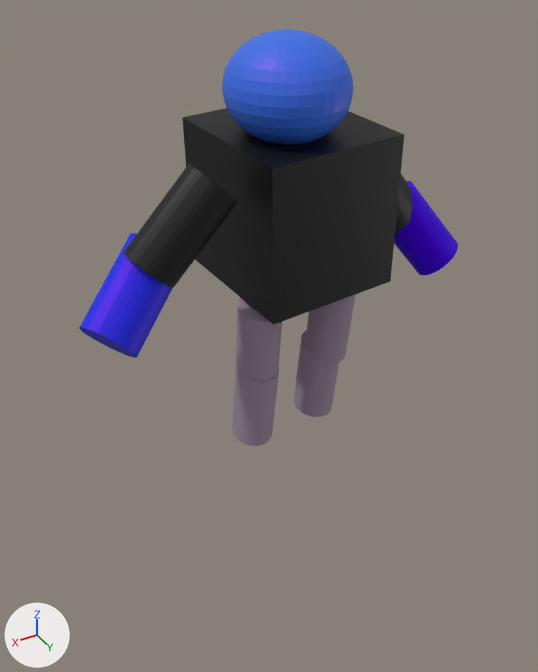
The Blender file Donnell blender.blend, before and after one commit.
Both versions are drawn from a 50 mm lens placed at (4.5, 7.26, 8.7), pointed at (0.0, -0.47, 2.79). Arrows for +X, +Y and +Z are at lower left; the lights stay in place. The picture after the commit comes second.
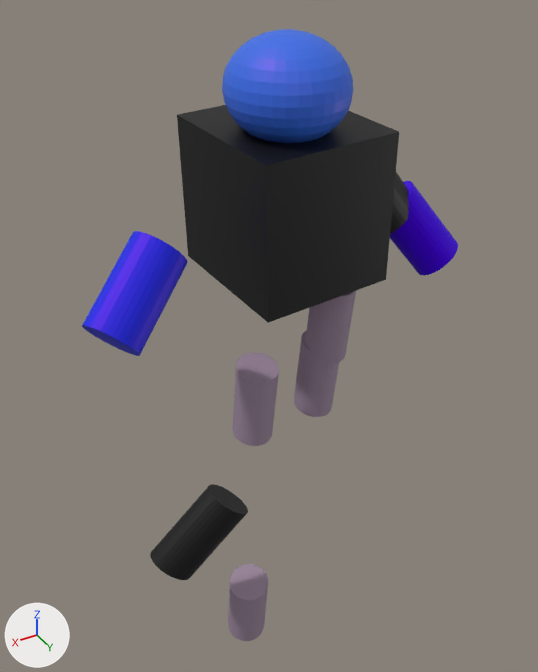
Where the newer file only moved an object's origin or applied its transform, the numbers keep the older frame.

Edits to the bpy script that builds the scene:
```text
Change me_cube_001:
    used by ob_cube; parent = ob_cylinder; location = (-0.107, -0.196, 5.092); rotation_euler = (-0.00888, 6.3, -0.0064), in degrees (-0.5, 1, -0.4); scale = (0.906, 1.0, 0.971)
    remove me_cube_001.from_pydata(...)  # 8 vertices, 6 faces; spans x -1.0..1.0, y -1.0..1.0, z -1.0..1.0
    add me_cube_001.from_pydata(...)  # 8 vertices, 6 faces; spans x -1.04..0.9, y -1.26..0.84, z 3.97..5.96
    me_cube_001 part 1
    me_cube_001.vertices[0].co: (-1.0, -1.0, -1.0) -> (-0.94, -1.26, 4.02)
    me_cube_001.vertices[1].co: (-1.0, -1.0, 1.0) -> (-0.91, -1.24, 5.96)
    me_cube_001.vertices[2].co: (-1.0, 1.0, -1.0) -> (-1.04, 0.73, 4.0)  # pixel (390, 281) -> pixel (385, 279)
    me_cube_001.vertices[3].co: (-1.0, 1.0, 1.0) -> (-1.01, 0.75, 5.94)  # pixel (404, 134) -> pixel (399, 131)
    me_cube_001.vertices[4].co: (1.0, -1.0, -1.0) -> (0.87, -1.17, 3.99)  # not seen -> pixel (188, 255)
    me_cube_001.vertices[5].co: (1.0, -1.0, 1.0) -> (0.9, -1.15, 5.93)  # pixel (182, 117) -> pixel (176, 114)
    me_cube_001.vertices[6].co: (1.0, 1.0, -1.0) -> (0.76, 0.83, 3.97)  # pixel (273, 324) -> pixel (268, 322)
    me_cube_001.vertices[7].co: (1.0, 1.0, 1.0) -> (0.8, 0.84, 5.91)  # pixel (272, 168) -> pixel (266, 165)
Change me_cylinder:
    used by ob_cylinder; parent = ob_cylinder_006; location = (-1.416, -0.0525, 4.988); rotation_euler = (0.0, 0.685, 0.0), in degrees (0, 39, 0); scale = (0.38, 0.296, 0.676)
    remove me_cylinder.from_pydata(...)  # 64 vertices, 34 faces; spans x -1.0..1.0, y -1.0..1.0, z -1.0..1.0
    add me_cylinder.from_pydata(...)  # 64 vertices, 34 faces; spans x -2.05..-0.6, y -0.42..0.22, z 4.18..5.71
    me_cylinder part 2: the whole mesh is multiplied about its middle by the matrix ((0.294, -0.017, 0.427), (0.017, 0.296, 0.024), (-0.24, 0.0, 0.524)), then moved by (-1.32, -0.1, 4.95)
Change me_cylinder_001:
    used by ob_cylinder_001; parent = ob_cube; location = (1.548, 0.27, 5.192); rotation_euler = (0.0, 2.362, 0.0), in degrees (0, 135, 0); scale = (0.351, 0.296, 0.596)
    remove me_cylinder_001.from_pydata(...)  # 64 vertices, 34 faces; spans x -1.0..1.0, y -1.0..1.0, z -1.0..1.0
    add me_cylinder_001.from_pydata(...)  # 64 vertices, 34 faces; spans x -0.96..1.04, y -0.98..1.02, z -1.47..0.53
    me_cylinder_001 part 3: the whole mesh is moved by (0.04, 0.02, -0.47)
Change me_cylinder_002:
    used by ob_cylinder_002; location = (2.19, 0.3, 4.49); rotation_euler = (-0.734, 2.508, -0.49), in degrees (-42, 144, -28); scale = (0.351, 0.296, 0.596)
    remove me_cylinder_002.from_pydata(...)  # 64 vertices, 34 faces; spans x -1.0..1.0, y -1.0..1.0, z -1.0..1.0
    add me_cylinder_002.from_pydata(...)  # 64 vertices, 34 faces; spans x -0.96..1.04, y -0.96..1.04, z -1.05..0.95
    me_cylinder_002 part 4: the whole mesh is moved by (0.04, 0.04, -0.05)
Change me_cylinder_007:
    used by ob_cylinder_006; location = (-0.52, 0.28, 3.35); rotation_euler = (-3.107, 3.237, -4.888), in degrees (-178, 185, -280); scale = (0.323, 0.28, 0.564)
    remove me_cylinder_007.from_pydata(...)  # 64 vertices, 34 faces; spans x -1.0..1.0, y -1.0..1.0, z -1.0..1.0
    add me_cylinder_007.from_pydata(...)  # 64 vertices, 34 faces; spans x -0.81..-0.23, y -0.1..0.65, z 2.76..3.95
    me_cylinder_007 part 5: the whole mesh is multiplied about its middle by the matrix ((-0.056, 0.275, -0.01), (-0.317, -0.048, 0.056), (0.031, 0.01, 0.561)), then moved by (-0.52, 0.28, 3.35)
Change ob_cube:
    remove ob_cube.matrix_parent_inverse = Matrix(((2.037, 0.0, -1.664, 11.22), (0.0, 3.377, 0.0, 0.0778), (0.935, 0.0, 1.145, -4.569), (0.0, 0.0, 0.0, 1.0)))
    ob_cube.rotation_euler: (-0.00888, 6.3, -0.0064) -> (0.0, 0.0, 0.0)  # degrees (-0.5, 1, -0.4) -> degrees (0, 0, 0)
    ob_cube.scale: (0.906, 1.0, 0.971) -> (1.0, 1.0, 1.0)
    ob_cube.location: (-0.107, -0.196, 5.092) -> (0.0, 0.0, 0.0)
Change ob_cylinder:
    remove ob_cylinder.matrix_parent_inverse = Matrix(((-0.71, -2.998, 0.294, -0.594), (3.479, -0.812, 0.122, 1.637), (-0.0204, 0.178, 1.765, -6.083), (0.0, 0.0, 0.0, 1.0)))
    ob_cylinder.rotation_euler: (0.0, 0.685, 0.0) -> (0.0, 0.0, 0.0)  # degrees (0, 39, 0) -> degrees (0, 0, 0)
    ob_cylinder.scale: (0.38, 0.296, 0.676) -> (1.0, 1.0, 1.0)
    ob_cylinder.location: (-1.416, -0.0525, 4.988) -> (0.0, 0.0, 0.0)
Change ob_cylinder_006:
    ob_cylinder_006.rotation_euler: (-3.107, 3.237, -4.888) -> (0.0, 0.0, 0.0)  # degrees (-178, 185, -280) -> degrees (0, 0, 0)
    ob_cylinder_006.scale: (0.323, 0.28, 0.564) -> (1.0, 1.0, 1.0)
    ob_cylinder_006.location: (-0.52, 0.28, 3.35) -> (0.0, 0.0, 0.0)
```

Where the change shows, as pixel boxes [x1, y1, x2, y2] in the pictures (538 x 672 px):
'Cube', reshaped, moved, turned, rescaled
    before: [182, 108, 404, 325]
    after: [177, 105, 399, 323]
'Cylinder.001', mesh moved, reshaped (14% narrower, 22% shorter)
    before: [124, 164, 238, 288]
    after: [150, 484, 248, 580]
'Cylinder.002', moved
    before: [79, 233, 173, 358]
    after: [82, 231, 188, 356]
'Cylinder.004', reshaped
    before: [235, 297, 282, 380]
    after: [228, 564, 268, 641]
'Cylinder.006', moved, turned, rescaled
    before: [305, 294, 356, 364]
    after: [305, 291, 356, 364]
'Cylinder', reshaped, moved, turned, rescaled
    before: [395, 174, 412, 233]
    after: [390, 172, 409, 234]
